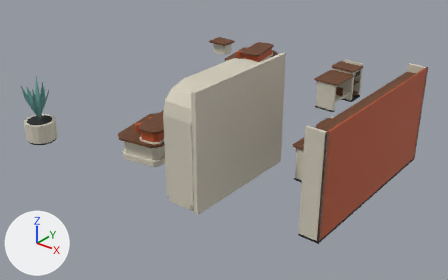
Renders of the glTF model external_packages/shopping_promenade_20261009/exports/SHOP_D09_S100_F288__fitout.glb from each side of a commit.
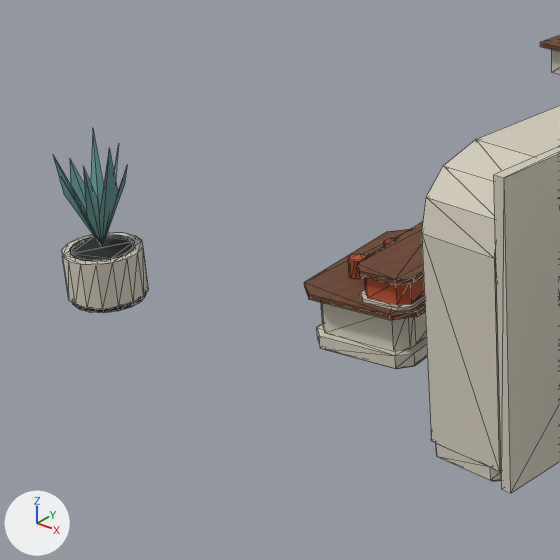
Old and new are each drawn whole from a 50 mm lens placed at (10.63, -14.11, 7.76), pointed at (0.27, -1.16, -0.26) and again close up on the part from 0% to 48% of the width and 9% to 86% of the height. Lighting does not change. The marker at lower left points along +X, +Y and +Z. The older version's two pictures come first. The close-ups show mesh edges as thin lines. Vertices at exactly the same position are counted once.

Names of what the first close-up shows: 'SHOP_D09_S100_F288__fitout__dark_rubber', 'SHOP_D09_S100_F288__fitout__ivory_enamel', 'SHOP_D09_S100_F288__fitout__quiet_teal', 'SHOP_D09_S100_F288__fitout__retail_terracotta_enamel', 'SHOP_D09_S100_F288__fitout__warm_walnut'.
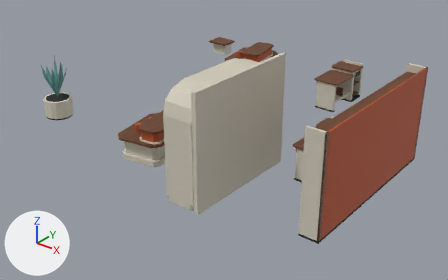
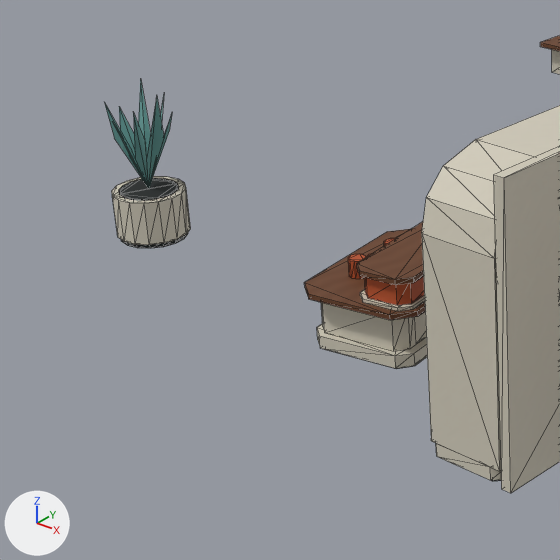
What changed in the scene script:
```text
Change me_shop_d09_s100_f288__fitout__dark_rubber:
    used by ob_shop_d09_s100_f288__fitout__dark_rubber; location = (0.0, 0.0, 0.0)
    remove me_shop_d09_s100_f288__fitout__dark_rubber.from_pydata(...)  # 260 vertices, 448 faces; spans x -3.9..5.35, y -5.2..4.28, z 0.0..2.49
    add me_shop_d09_s100_f288__fitout__dark_rubber.from_pydata(...)  # 260 vertices, 448 faces; spans x -4.9..5.35, y -5.0..4.28, z 0.0..2.49
    me_shop_d09_s100_f288__fitout__dark_rubber part 1: the loose piece of 32 vertices spanning x -3.9..-3.1, y -5.2..-4.4, z 0.0..0.06 is moved by (-1.0, 1.4, 0.0)
    me_shop_d09_s100_f288__fitout__dark_rubber part 2: the loose piece of 32 vertices spanning x -3.85..-3.15, y -5.15..-4.45, z 0.56..0.6 is moved by (-1.0, 1.4, 0.0)
Change me_shop_d09_s100_f288__fitout__ivory_enamel:
    used by ob_shop_d09_s100_f288__fitout__ivory_enamel; location = (0.0, 0.0, 0.0)
    remove me_shop_d09_s100_f288__fitout__ivory_enamel.from_pydata(...)  # 372 vertices, 674 faces; spans x -4.8..5.35, y -5.24..4.9, z 0.0..3.0
    add me_shop_d09_s100_f288__fitout__ivory_enamel.from_pydata(...)  # 372 vertices, 674 faces; spans x -4.93..5.35, y -5.05..4.9, z 0.0..3.0
    me_shop_d09_s100_f288__fitout__ivory_enamel part 3: the loose piece of 32 vertices spanning x -3.93..-3.07, y -5.24..-4.36, z 0.06..0.59 is moved by (-1.0, 1.4, 0.0)
Change me_shop_d09_s100_f288__fitout__quiet_teal:
    used by ob_shop_d09_s100_f288__fitout__quiet_teal; location = (0.0, 0.0, 0.0)
    remove me_shop_d09_s100_f288__fitout__quiet_teal.from_pydata(...)  # 25 vertices, 16 faces; spans x -3.88..-3.12, y -5.18..-4.42, z 0.6..1.85
    add me_shop_d09_s100_f288__fitout__quiet_teal.from_pydata(...)  # 25 vertices, 16 faces; spans x -4.88..-4.12, y -3.78..-3.02, z 0.6..1.85
    me_shop_d09_s100_f288__fitout__quiet_teal part 4: the whole mesh is moved by (-1.0, 1.4, 0.0)
```

Pixel boxes [x1, y1, x2, y2] of what changed, in the close-ups (560 x 560 px; the box of a moved part takes in the faces that stretch with it):
'SHOP_D09_S100_F288__fitout__ivory_enamel', reshaped
    before: [62, 50, 560, 493]
    after: [112, 50, 560, 493]
'SHOP_D09_S100_F288__fitout__quiet_teal', moved
    before: [53, 130, 127, 247]
    after: [104, 79, 172, 188]
'SHOP_D09_S100_F288__fitout__dark_rubber', reshaped
    before: [70, 235, 501, 481]
    after: [119, 178, 501, 481]
part 1 of me_shop_d09_s100_f288__fitout__dark_rubber, moved or reshaped
    before: [73, 294, 146, 313]
    after: [121, 233, 188, 248]
part 2 of me_shop_d09_s100_f288__fitout__dark_rubber, moved or reshaped
    before: [70, 235, 135, 261]
    after: [119, 178, 179, 201]
part 3 of me_shop_d09_s100_f288__fitout__ivory_enamel, moved or reshaped
    before: [62, 232, 149, 309]
    after: [112, 176, 191, 245]
